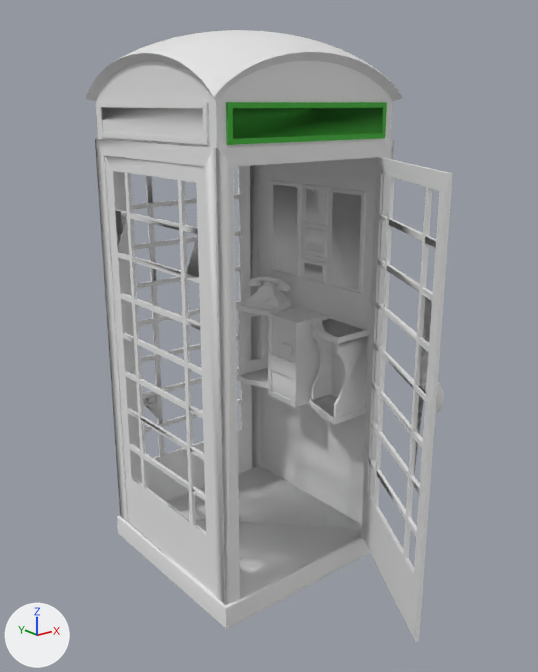
Renders of the OBJ model public/models/telefonzelle.obj from each side of a commit.
One viewpoint serves both versions: a camera (50 mm lens) standing at (-11.52, -18.48, 12.37) and looking at (-0.43, -4.61, 6.82). Lighting does not change. The marker at lower left points along +X, +Y and +Z. Where no turn or scale is listed for an object, it has been applied to the vertices. Vertices at the same position are counted once.

Objects in the first picture: '3d-model', '3d-model.005', '3d-model.006', '3d-model.009', '3d-model.010', '3d-model.012', '3d-model.013', '3d-model.014', '3d-model.015', '3d-model.016', '3d-model.017', '3d-model.018', '3d-model.019', '3d-model.020', '3d-model.021'.
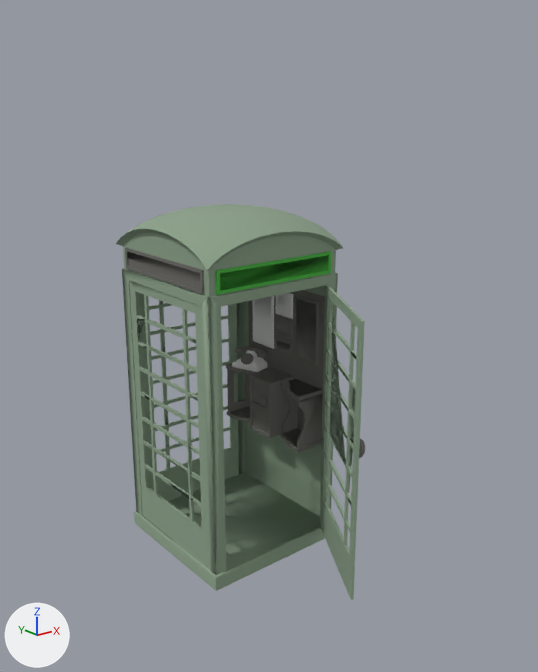
Where the change shows, as pixel boxes [x1, y1, x2, y2] in the pictures (538 x 672 px):
'3d-model.009', recoloured, mesh rescaled (32% narrower, 34% shorter): before [95, 139, 453, 642]; after [122, 268, 365, 600]
'3d-model', recoloured, mesh rescaled (28% narrower, 21% shorter): before [86, 30, 403, 148]; after [116, 204, 343, 297]
'3d-model.015', recoloured, mesh rescaled: before [236, 170, 376, 424]; after [226, 290, 325, 453]
'3d-model.006', mesh rescaled (28% narrower): before [226, 102, 387, 145]; after [215, 252, 331, 295]
'3d-model.005', recoloured, mesh rescaled (29% narrower, 7% taller): before [98, 102, 209, 145]; after [125, 248, 204, 294]
'3d-model.018', recoloured, mesh rescaled (26% narrower, 30% shorter): before [268, 307, 328, 407]; after [250, 368, 294, 438]
'3d-model.013', recoloured, mesh rescaled (31% narrower, 33% shorter): before [328, 187, 366, 294]; after [294, 295, 320, 366]
'3d-model.012', mesh rescaled: before [271, 180, 301, 277]; after [252, 296, 274, 349]
'3d-model.021', recoloured: [275, 227, 327, 339] in both
'3d-model.014', recoloured: [275, 258, 327, 356] in both
'3d-model.019', recoloured: [235, 277, 291, 358] in both
'3d-model.020', recoloured: [241, 286, 273, 365] in both
'3d-model.010', recoloured: [359, 382, 444, 458] in both
'3d-model.017', recoloured: [259, 343, 291, 403] in both

What changed in the scene script:
```text
Change mat_material_001:
    mat_material_001.base_color: (0.8, 0.8, 0.8) -> (0.26, 0.355, 0.251)  # white #e7e7e7 -> grey #8ba189
Add mat_material_003:
    mat_material_003 = principled_material('Material.003')
    mat_material_003.base_color = (0.145, 0.142, 0.129)  # dark grey #6a6965
    mat_material_003.roughness = 0.73
Change me_3d_model:
    where me_3d_model.from_pydata(...)  # 541 vertices, 577 faces; spans x -2.86..2.75, y -5.85..-0.24, z 11.49..13.99
    used by ob_3d_model
    me_3d_model part 1: the whole mesh is scaled about its middle by (0.786, 0.783, 0.693), then moved by (0.04, 0.72, -3.85)
Change me_3d_model_005:
    where me_3d_model_005.from_pydata(...)  # 24 vertices, 29 faces; spans x -2.73..-2.1, y -5.41..-0.72, z 11.55..12.37
    used by ob_3d_model_005
    remove me_3d_model_005.materials.append(mat_material_001)  # white #e7e7e7
    me_3d_model_005 part 2: the whole mesh is scaled about its middle by (0.786, 0.783, 0.693), then moved by (0.55, 0.72, -3.61)
    add me_3d_model_005.materials.append(mat_material_003)  # dark grey #6a6965
Change me_3d_model_006:
    where me_3d_model_006.from_pydata(...)  # 24 vertices, 31 faces; spans x -2.38..2.31, y -5.73..-5.09, z 11.55..12.37
    used by ob_3d_model_006
    me_3d_model_006 part 3: the whole mesh is scaled about its middle by (0.786, 0.783, 0.693), then moved by (0.04, 1.23, -3.61)
Change me_3d_model_009:
    where me_3d_model_009.from_pydata(...)  # 708 vertices, 855 faces; spans x -2.8..2.69, y -9.53..-0.27, z 0.03..11.49
    used by ob_3d_model_009
    me_3d_model_009 part 4: the whole mesh is scaled about its middle by (0.786, 0.783, 0.693), then moved by (0.04, 1.12, -1.71)
Change me_3d_model_012:
    where me_3d_model_012.from_pydata(...)  # 24 vertices, 29 faces; spans x 2.43..2.49, y -2.41..-1.11, z 7.5..10.2
    used by ob_3d_model_012
    me_3d_model_012 part 5: the whole mesh is scaled about its middle by (0.785, 0.783, 0.693), then moved by (-0.5, 0.44, -2.65)
Change me_3d_model_013:
    where me_3d_model_013.from_pydata(...)  # 24 vertices, 28 faces; spans x 2.46..2.51, y -4.92..-3.62, z 7.5..10.2
    used by ob_3d_model_013
    remove me_3d_model_013.materials.append(mat_material_001)  # white #e7e7e7
    me_3d_model_013 part 6: the whole mesh is scaled about its middle by (0.785, 0.783, 0.693), then moved by (-0.5, 0.99, -2.65)
    add me_3d_model_013.materials.append(mat_material_003)  # dark grey #6a6965
Change me_3d_model_015:
    where me_3d_model_015.from_pydata(...)  # 206 vertices, 264 faces; spans x 1.32..2.54, y -5.22..-0.81, z 4.09..10.47
    used by ob_3d_model_015
    remove me_3d_model_015.materials.append(mat_material_001)  # white #e7e7e7
    me_3d_model_015 part 7: the whole mesh is scaled about its middle by (0.786, 0.783, 0.693), then moved by (-0.38, 0.72, -2.17)
    add me_3d_model_015.materials.append(mat_material_003)  # dark grey #6a6965
Change me_3d_model_018:
    where me_3d_model_018.from_pydata(...)  # 24 vertices, 23 faces; spans x 1.31..2.5, y -3.62..-2.39, z 4.11..6.61
    used by ob_3d_model_018
    remove me_3d_model_018.materials.append(mat_material_001)  # white #e7e7e7
    me_3d_model_018 part 8: the whole mesh is scaled about its middle by (0.786, 0.783, 0.693), then moved by (-0.38, 0.71, -1.58)
    add me_3d_model_018.materials.append(mat_material_003)  # dark grey #6a6965
```
